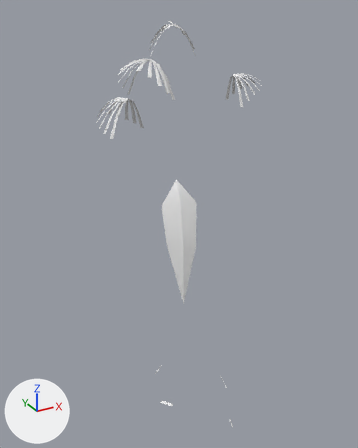
Before and after pictures for a commit that changed the OBJ model game/assets/models/plants/SM_Plant_FanPalmMature_Leaf_LOD1.obj.
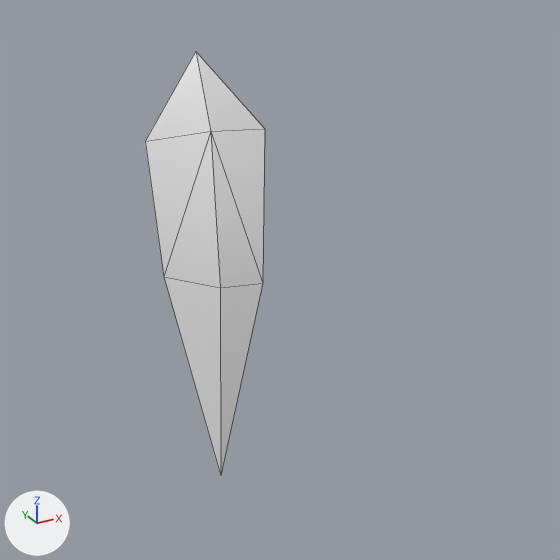
There are two pictures of each version: one whole from a camera (50 mm lens) standing at (-4.18, -7.71, 7.9) and looking at (0.08, 0.04, 4.02), one close up on the part from 33% to 79% of the width and 37% to 73% of the height. The axes (+X, +Y, +Z) are drawn at lower left. The lights are the same throughout. The older version's two pictures come first. The close-ups show mesh edges as thin lines. Where no turn or scale is listed for an object, it has been applied to the vertices.

The first close-up shows 'SM_Plant_FanPalmMature_Leaf_LOD1'.
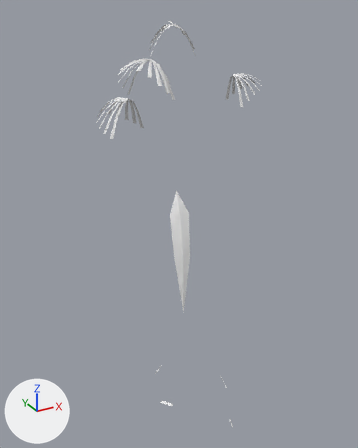
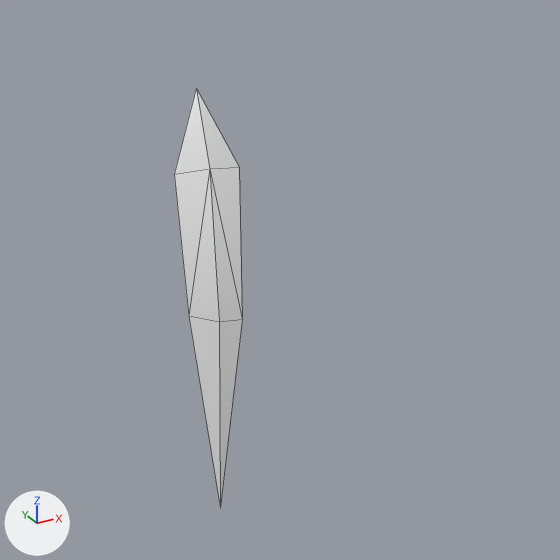
What the commit changed:
me_sm_plant_fanpalmmature_leaf_lod1 has 552 vertices, 544 faces and spans x -1.23..1.48, y -1.64..1.46, z -0.03..7.65.
me_sm_plant_fanpalmmature_leaf_lod1 is used by ob_sm_plant_fanpalmmature_leaf_lod1; location (0.0, 0.0, 0.0).
Part 1, on me_sm_plant_fanpalmmature_leaf_lod1:
Vertex 544 of me_sm_plant_fanpalmmature_leaf_lod1 moves from (0.0, 0.0, 4.96) at pixel (195, 51) to (0.0, 0.0, 4.75) at pixel (196, 88).
Vertex 545 of me_sm_plant_fanpalmmature_leaf_lod1 moves from (-0.36, -0.08, 4.53) at pixel (145, 141) to (-0.24, -0.2, 4.36) at pixel (174, 174).
Vertex 546 of me_sm_plant_fanpalmmature_leaf_lod1 moves from (-0.12, -0.38, 4.65) at pixel (210, 131) to (-0.11, -0.36, 4.42) at pixel (209, 168).
Vertex 547 of me_sm_plant_fanpalmmature_leaf_lod1 moves from (0.2, -0.41, 4.61) at pixel (264, 128) to (0.06, -0.38, 4.4) at pixel (239, 167).
Vertex 548 of me_sm_plant_fanpalmmature_leaf_lod1 moves from (-0.35, -0.27, 3.79) at pixel (163, 276) to (-0.28, -0.42, 3.6) at pixel (188, 315).
Vertex 549 of me_sm_plant_fanpalmmature_leaf_lod1 moves from (-0.2, -0.63, 3.84) at pixel (220, 287) to (-0.19, -0.61, 3.63) at pixel (219, 321).
Vertex 550 of me_sm_plant_fanpalmmature_leaf_lod1 moves from (0.03, -0.69, 3.84) at pixel (262, 283) to (-0.07, -0.64, 3.63) at pixel (242, 319).
Vertex 551 of me_sm_plant_fanpalmmature_leaf_lod1 moves from (-0.21, -0.66, 2.68) at pixel (220, 475) to (-0.21, -0.66, 2.47) at pixel (220, 508).

Pixel boxes [x1, y1, x2, y2] of what changed, in the close-ups (560 x 560 px):
'SM_Plant_FanPalmMature_Leaf_LOD1', reshaped
    before: [145, 52, 265, 476]
    after: [174, 89, 242, 508]
